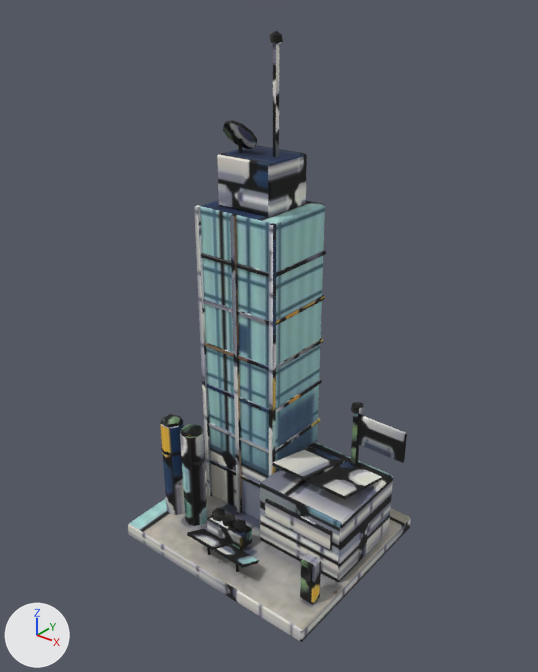
The glTF model client/public/city/refinery-25.glb: old version first, new version second.
One viewpoint serves both versions: a camera (50 mm lens) standing at (2.5, -3.14, 3.43) and looking at (0.03, -0.05, 1.51). Every picture has the same lights, and +X, +Y and +Z are marked at lower left. The first picture is the older version. Where no turn or scale is listed for an object, it has been applied to the vertices. Vertices at exactly the same position are counted once.

In view in the first picture: 'refinery-25'.
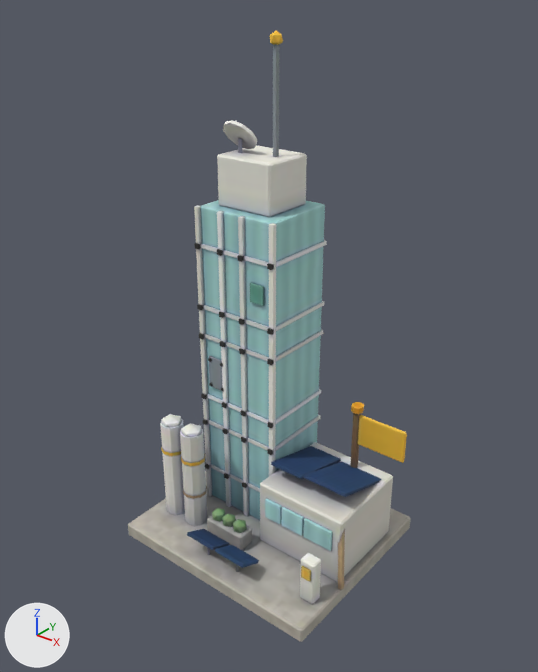
What the commit changed:
me_refinery_25 is used by ob_refinery_25; location (0.03, 0.0, 1.58).
me_refinery_25 had 542 vertices, 896 faces and spanned x -0.76..0.76, y -0.63..0.63, z -1.58..1.58.
me_refinery_25 now has 900 vertices, 1456 faces and spans x -0.76..0.76, y -0.63..0.63, z -1.58..1.58.
me_refinery_25 part 1: the loose piece of 8 vertices spanning x -0.54..0.04, y -0.06..0.46, z -1.19..-1.17 is moved by (0.0, 0.0, -0.04).
me_refinery_25 part 2: the loose piece of 8 vertices spanning x -0.54..0.04, y -0.06..0.46, z -0.59..-0.57 is moved by (0.0, 0.0, -0.08).
me_refinery_25 part 3: the loose piece of 8 vertices spanning x -0.54..0.04, y -0.06..0.46, z -0.29..-0.27 is moved by (0.0, 0.0, 0.06).
me_refinery_25 part 4: the loose piece of 8 vertices spanning x -0.54..0.04, y -0.06..0.46, z 0.01..0.03 is moved by (0.0, 0.0, -0.04).
me_refinery_25 part 5: the loose piece of 8 vertices spanning x -0.54..0.04, y -0.06..0.46, z 0.31..0.33 is moved by (0.0, 0.0, 0.06).
me_refinery_25 part 6: the loose piece of 8 vertices spanning x -0.27..-0.24, y -0.07..-0.04, z -1.48..0.62 is moved by (-0.1, 0.0, 0.0).
me_refinery_25 part 7: a new loose piece, a box spanning x -0.205..-0.175, y -0.07..-0.04, z -1.48..0.62, in mat_baked (picture img_image_0).
me_refinery_25 part 8: the loose piece of 8 vertices spanning x 0.08..0.34, y -0.12..0.32, z -1.02..-0.9 is rebuilt with 8 vertices and now spans x 0.07..0.31, y -0.12..0.32, z -1.02..-0.9.
me_refinery_25 part 9: 4 vertices moved from x -0.54..0.04, y -0.06..0.46, z -0.89 to x -0.54..0.04, y -0.06..0.46, z -0.85; 6 vertices removed from x 0.36..0.62, y -0.12..0.32, z -1.02..-0.9; 140 vertices added at x -0.51..0.71, y -0.38..0.31, z -1.48..-0.35.
me_refinery_25 part 10: 32 vertices added at x -0.13..0.04, y -0.08..-0.05, z 0.12..0.4.
me_refinery_25 part 11: 780 kept faces spanning x -0.76..0.76, y -0.63..0.63, z -1.58..1.58 get new texture (UV) coordinates.
Other edits to the shape of me_refinery_25 do not show in these pictures.

Pixel boxes [x1, y1, x2, y2] of what changed, in the pictures (538 x 672 px; the box of a moved part takes in the faces that stretch with it):
part 1 of me_refinery_25, moved or reshaped (mostly hidden): before [210, 459, 260, 488]; after [210, 464, 260, 492]
part 2 of me_refinery_25, moved or reshaped: before [207, 379, 322, 413]; after [207, 389, 321, 424]
part 3 of me_refinery_25, moved or reshaped: before [205, 338, 323, 371]; after [204, 330, 323, 361]
part 4 of me_refinery_25, moved or reshaped: before [203, 295, 325, 325]; after [203, 301, 324, 331]
part 5 of me_refinery_25, moved or reshaped: before [201, 250, 326, 277]; after [201, 240, 327, 267]
part 6 of me_refinery_25, moved or reshaped: before [230, 214, 242, 513]; after [217, 211, 232, 507]
part 7 of me_refinery_25, added: after [238, 216, 249, 516]
part 8 of me_refinery_25, rebuilt: before [272, 446, 345, 481]; after [271, 446, 341, 479]
part 9 of me_refinery_25, reshaped: before [208, 419, 382, 499]; after [183, 356, 381, 590]
part 10 of me_refinery_25, added: after [250, 263, 274, 306]
part 11 of me_refinery_25, surface changed: [128, 31, 411, 642] in both
